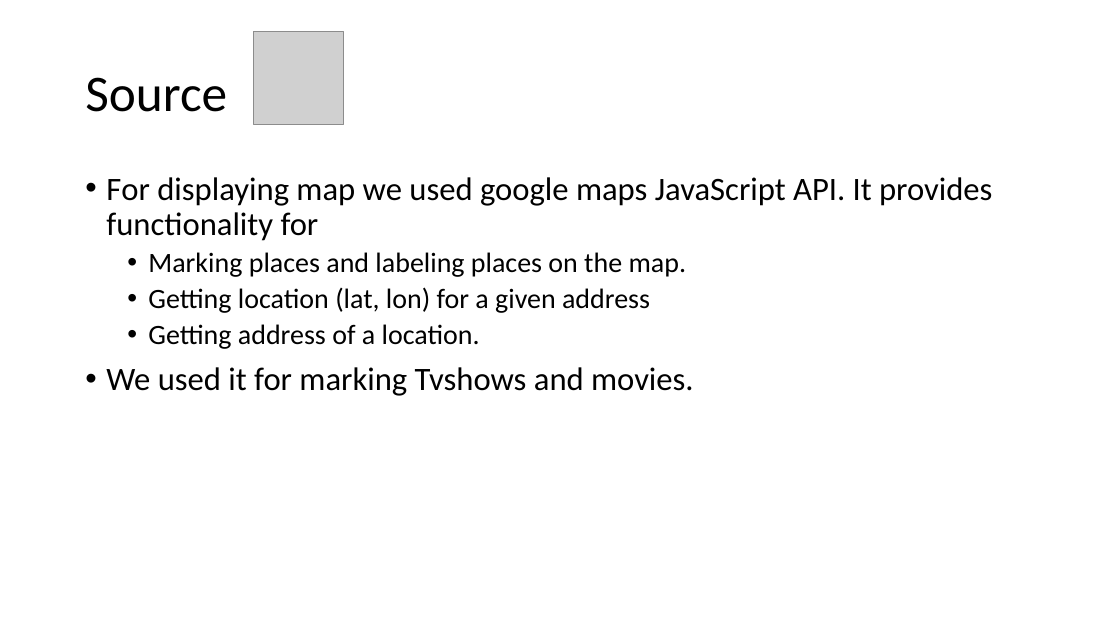
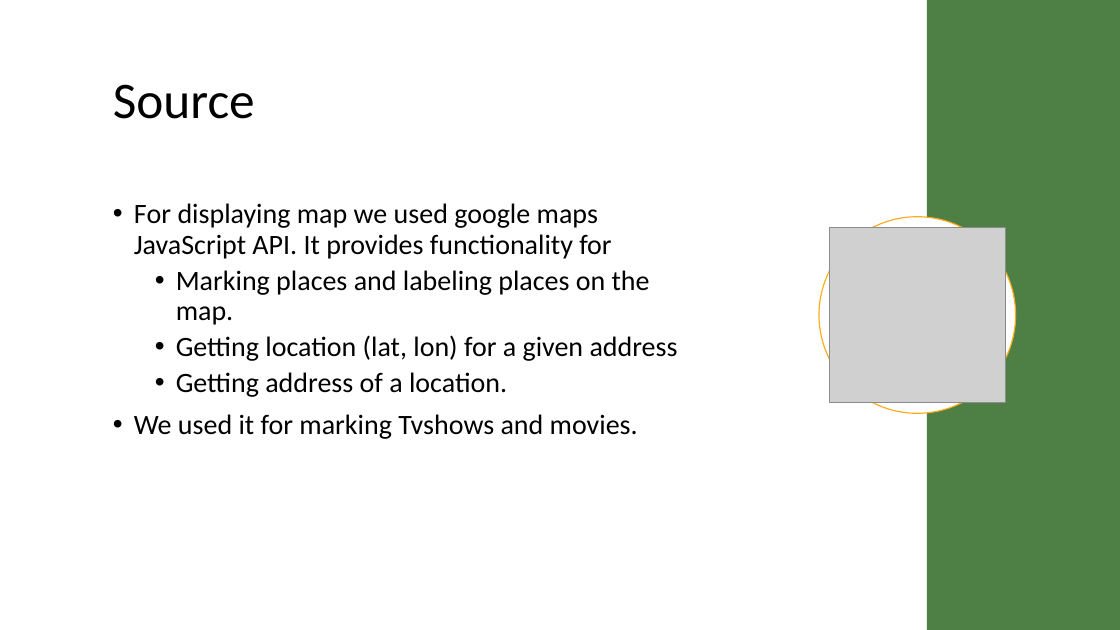
Before and after one commit to akhiln28/ontology_assignment2, a slide deck: slide 4 of presentation.pptx. Drawn at 1120x630 pixels with LibreOffice and Linux fonts; fonts in the diff are those of the drawing; grey boxes stand for pictures. Boxes give left, top, right and bottom in pixels: in the first picture for what was removed or moved away, otherwise in the second. Text is boxed around its words. In the diff, an @@ line names an element or a change of style, - is before the commit and + after.

```diff
--- a/presentation.pptx
+++ b/presentation.pptx
@@ rectangle added at (x1=927, y1=0, x2=1120, y2=630), fill #4E7F45 @@
@@ title "Source" moved from (x1=85, y1=77, x2=227, y2=112) to (x1=113, y1=84, x2=255, y2=119) @@
@@ text "For displaying map we used ..." moved from (x1=106, y1=177, x2=992, y2=396) to (x1=134, y1=203, x2=678, y2=439) @@
@@ text "For displaying map we used ..." at (x1=134, y1=203, x2=678, y2=439): vertical alignment top to middle @@
@@ text at (x1=134, y1=203, x2=638, y2=439): size 28 to 24 pt in "For displaying map we used google maps ...", "We used it for marking Tvshows and ..." @@
@@ ellipse added at (x1=819, y1=217, x2=1016, y2=413), fill #FFFFFF, outline #FFAB1C 1 pt @@
@@ picture resized from (x1=253, y1=31, x2=343, y2=124) to (x1=830, y1=228, x2=1006, y2=403) @@
```
Also in this commit, not shown: 6 other slides changed, 1 slide added, 1 other file.
